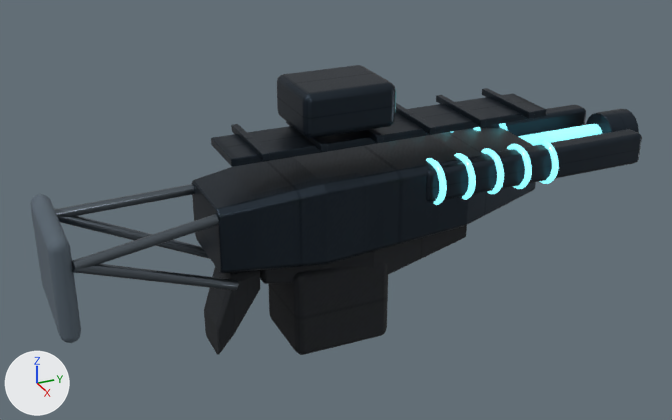
The glTF model public/assets/original/models/weapons/pass65-firearms/railgun/railgun-fp-lod1.glb: old version first, new version second.
Rendered twice from a 50 mm camera at (2.488, -1.35, 1.026) aimed at (-0.037, -0.214, -0.236). The axes (+X, +Y, +Z) are drawn at lower left. The lights are the same throughout. The older version comes first. Where no turn or scale is listed for an object, it has been applied to the vertices. Vertices at exactly the same position are counted once.

Objects in the first picture: 'railgun_FP_LOD1_Runtime_action_MAT_Pass65_railgun_Emissive', 'railgun_FP_LOD1_Runtime_magazine_MAT_Pass65_railgun_Polymer_PBR', 'railgun_FP_LOD1_Runtime_static_MAT_Pass65_railgun_Gunmetal', 'railgun_FP_LOD1_Runtime_static_MAT_Pass65_railgun_Polymer_PBR', 'railgun_FP_LOD1_Runtime_static_MAT_Pass65_railgun_Primary_PBR', 'railgun_FP_LOD1_Runtime_static_MAT_Pass65_railgun_Rubber'.
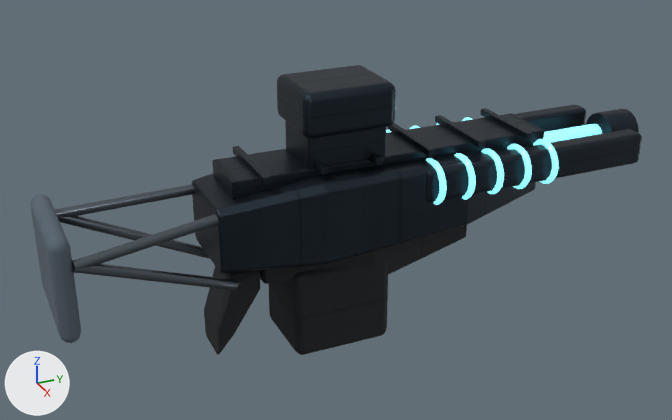
Location of each change, (x1, y1, x2, y2) in pixels of the pictures (672 x 420 px; the box of a moved part takes in the faces that stretch with it):
part 1 of me_cube_382, moved or reshaped: before (231, 124, 270, 161); after (233, 146, 270, 185)
part 2 of me_cube_382, moved or reshaped: before (286, 121, 328, 152); after (315, 162, 328, 175)
part 3 of me_cube_382, moved or reshaped: before (363, 129, 383, 143); after (370, 153, 383, 165)
part 4 of me_cube_382, moved or reshaped: before (396, 103, 436, 134); after (388, 123, 435, 156)
part 5 of me_cube_382, moved or reshaped: before (436, 95, 486, 126); after (435, 115, 485, 148)
part 6 of me_cube_382, moved or reshaped: before (482, 88, 534, 119); after (480, 108, 532, 140)
part 7 of me_cube_382, added: after (212, 113, 544, 200)
part 8 of me_cube_382, added: after (285, 120, 386, 169)
part 9 of me_cube_382, deleted: before (211, 93, 547, 167)

What the commit changed:
me_cube_382 is used by ob_railgun_fp_lod1_runtime_static_mat_pass65_railgun_primary_pbr; location (0.0, 0.127, -0.095).
me_cube_382 had 1651 vertices, 3242 faces and spanned x -0.19..0.19, y -0.79..0.79, z -0.32..0.32.
me_cube_382 now has 1806 vertices, 3552 faces and spans x -0.19..0.19, y -0.79..0.79, z -0.32..0.32.
me_cube_382 part 1: the loose piece of 96 vertices spanning x -0.14..0.14, y -0.65..-0.63, z 0.14..0.16 is moved by (0.0, 0.0, -0.07).
me_cube_382 part 2: the loose piece of 96 vertices spanning x -0.14..0.14, y -0.47..-0.45, z 0.14..0.16 is moved by (0.0, 0.0, -0.07).
me_cube_382 part 3: the loose piece of 96 vertices spanning x -0.14..0.14, y -0.29..-0.26, z 0.14..0.16 is moved by (0.0, 0.0, -0.07).
me_cube_382 part 4: the loose piece of 96 vertices spanning x -0.14..0.14, y -0.11..-0.08, z 0.14..0.16 is moved by (0.0, 0.0, -0.07).
me_cube_382 part 5: the loose piece of 96 vertices spanning x -0.14..0.14, y 0.08..0.1, z 0.14..0.16 is moved by (0.0, 0.0, -0.07).
me_cube_382 part 6: the loose piece of 96 vertices spanning x -0.14..0.14, y 0.26..0.28, z 0.14..0.16 is moved by (0.0, 0.0, -0.07).
me_cube_382 part 7: a new loose piece of 188 vertices spanning x -0.1..0.1, y -0.73..0.36, z 0.01..0.08, in mat_mat_pass65_railgun_primary_pbr.
me_cube_382 part 8: a new loose piece of 96 vertices spanning x -0.09..0.09, y -0.49..-0.23, z 0.07..0.18, in mat_mat_pass65_railgun_primary_pbr.
me_cube_382 part 9: 96 vertices removed from x -0.1..0.1, y -0.73..0.36, z 0.12..0.15.
Other edits to the shape of me_cube_382 do not show in these pictures.
